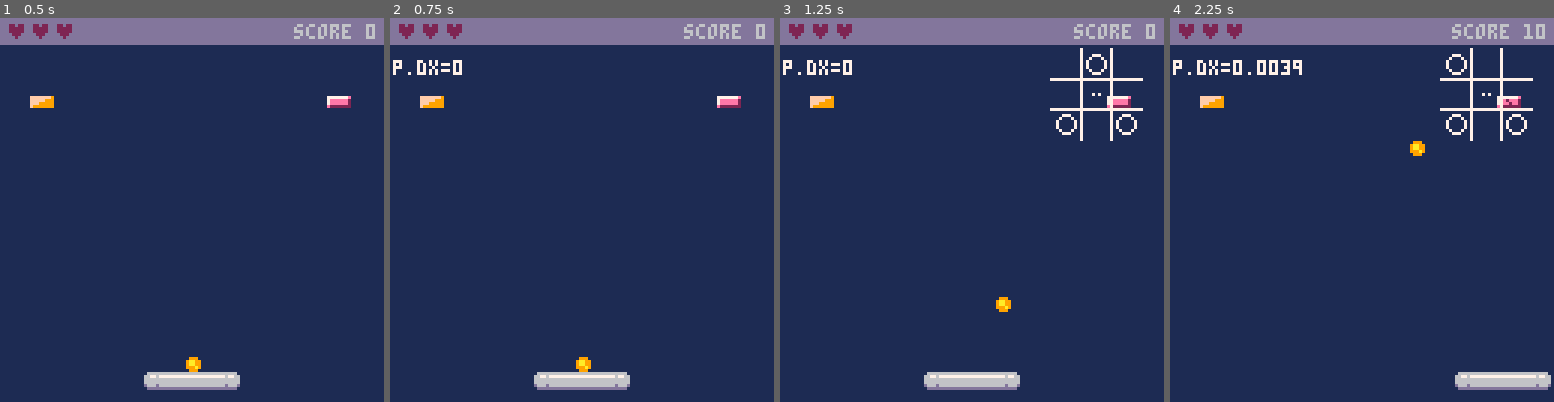
Above: before the commit, frames 1-4 (left to right).
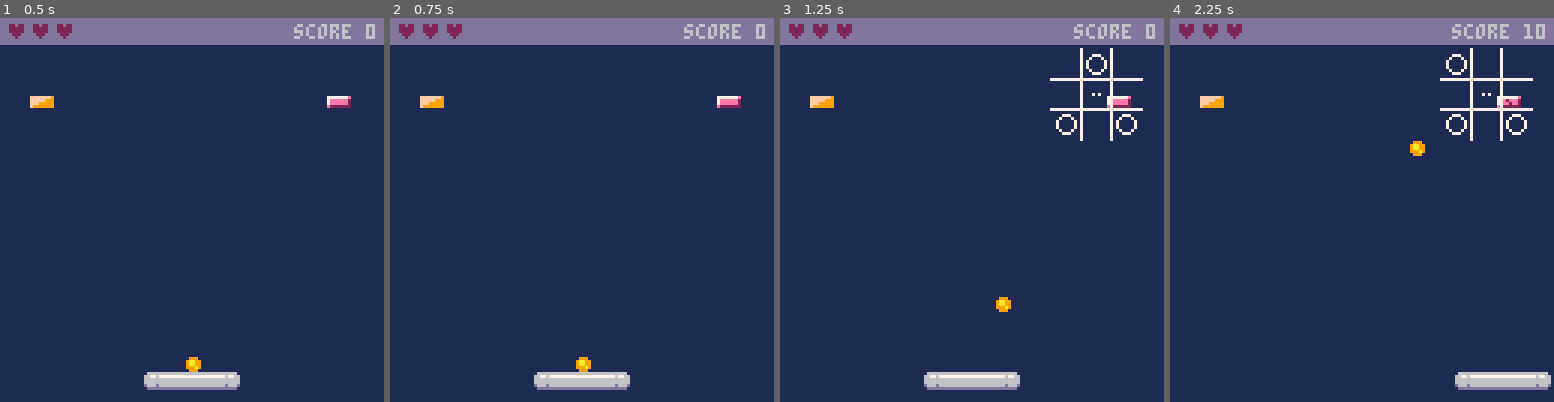
Above: after the commit, the same moments.

Repository: beetrootpaul/learning--pico8-breakout-tutorial
Game: PICO-8 cartridge breakout.p8
The game is run twice, just before and just after one commit, with the same random seed, the same clock (stepped at 60 frames per second) and the same inputs.
Inputs:
- Up to frame 1 (0.5 s): tap X (X key) at 0.33 s
- Up to frame 2 (0.75 s): tap O (Z key) at 0.7 s
- Up to frame 3 (1.25 s): tap X (X key) at 1.07 s
- Up to frame 4 (2.25 s): hold Right 1.6-2.1 s; tap O (Z key) at 1.7, 2.1 s; tap X (X key) at 1.85 s; hold Up from 2.15 s (still down)

Frame 1 is identical in both runs. In frame 2, 0.3% of the frame differs, in the area x 0-19%, y 10-15%; in frame 3, 0.3%; in frame 4, 0.6%, in the area x 0-35%, y 10-15%.

Commit message:
express ball direction in form of angle:right/up/low instead of dx,dy

Diff:
--- a/src/ball.lua
+++ b/src/ball.lua
@@ -5,8 +5,11 @@
             _x = params.paddle.x + params.paddle.w / 2,
             _y = params.paddle.y - u.sprites.ball.r - 1,
             _r = u.sprites.ball.r,
-            _dx = 0,
-            _dy = 0,
+            _angle = {
+                low = false,
+                right = true,
+                up = true,
+            },
             _has_collided_in_prev_frame = false,
             _game_area = params.game_area,
             _bricks = params.bricks,
@@ -23,8 +26,11 @@
     if self.glued_to_paddle then
         self._x = self._paddle.x + self._paddle.w / 2
         self._y = self._paddle.y - self._r - 1
-        self._dx = 1
-        self._dy = -2
+        self._angle = {
+            low = false,
+            right = true,
+            up = true,
+        }
         return
     end
 
@@ -32,8 +38,8 @@
     --  which shows a ball that already crossed the game area's edge.
     self.is_outside_game_area = self._y + self._r > self._game_area.h - 1
 
-    local next_x = self._x + self._dx
-    local next_y = self._y + self._dy
+    local next_x = self._x + self:_dx()
+    local next_y = self._y + self:_dy()
 
     next_x, next_y = self:_handle_collision_with_game_area_edges(next_x, next_y)
     next_x, next_y = self:_handle_collision_with_paddle(next_x, next_y)
@@ -53,13 +59,52 @@
         (1 + 2 * self._r) / u.tile_edge_length)
 end
 
+function new_ball:_dx()
+    if self._angle.right then
+        if self._angle.low then
+            return 2
+        else
+            return 1
+        end
+    else
+        if self._angle.low then
+            return -2
+        else
+            return -1
+        end
+    end
+end
+
+function new_ball:_dy()
+    if self._angle.up then
+        if self._angle.low then
+            return -1
+        else
+            return -2
+        end
+    else
+        if self._angle.low then
+            return 1
+        else
+            return 2
+        end
+    end
+end
+
 function new_ball:_handle_collision_with_game_area_edges(next_x, next_y)
-    if next_x - self._r < 0 or next_x + self._r > self._game_area.w - 1 then
-        self._dx = -self._dx
+    if next_x - self._r < 0 then
+        d:add_message("ball x area --> bounce H --> right")
+        self._angle.right = true
+        next_x = mid(0, next_x, self._game_area.w - 1)
+        sfx(u.sfxs.ball_wall_bounce)
+    elseif next_x + self._r > self._game_area.w - 1 then
+        d:add_message("ball x area --> bounce H --> left")
+        self._angle.right = false
         next_x = mid(0, next_x, self._game_area.w - 1)
         sfx(u.sfxs.ball_wall_bounce)
     elseif next_y - self._r < 0 then
-        self._dy = -self._dy
+        d:add_message("ball x area --> bounce V --> down")
+        self._angle.up = false
         next_y = mid(0, next_y, self._game_area.h - 1)
         sfx(u.sfxs.ball_wall_bounce)
     end
@@ -86,19 +131,23 @@
         end
         if bounce_horizontally then
             if next_x < self._paddle.x + self._paddle.w / 2 then
-                self._dx = -abs(self._dx)
-                next_x = min(next_x, self._paddle.x - 1) + self._dx
+                d:add_message("ball x paddle --> bounce H --> left")
+                self._angle.right = false
+                next_x = min(next_x, self._paddle.x - 1) + self:_dx()
             else
-                self._dx = abs(self._dx)
-                next_x = max(self._paddle.x + self._paddle.w + 1, next_x) + self._dx
+                d:add_message("ball x paddle --> bounce H --> right")
+                self._angle.right = true
+                next_x = max(self._paddle.x + self._paddle.w + 1, next_x) + self:_dx()
             end
         else
             if next_y < self._paddle.y + self._paddle.h / 2 then
-                self._dy = -abs(self._dy)
-                next_y = min(next_y, self._paddle.y - 1) + self._dy
+                d:add_message("ball x paddle --> bounce V --> up")
+                self._angle.up = true
+                next_y = min(next_y, self._paddle.y - 1) + self:_dy()
             else
-                self._dy = abs(self._dy)
-                next_y = max(self._paddle.y + self._paddle.h + 1, next_y) + self._dy
+                d:add_message("ball x paddle --> bounce V --> down")
+                self._angle.up = false
+                next_y = max(self._paddle.y + self._paddle.h + 1, next_y) + self:_dy()
             end
         end
         self._has_collided_in_prev_frame = true
@@ -127,15 +176,19 @@
         brick:hit_by_ball()
         if bounce_horizontally then
             if next_x < brick.x + brick.w / 2 then
-                self._dx = -abs(self._dx)
+                d:add_message("ball x brick --> bounce H --> left")
+                self._angle.right = false
             else
-                self._dx = abs(self._dx)
+                d:add_message("ball x brick --> bounce H --> right")
+                self._angle.right = true
             end
         else
             if next_y < brick.y + brick.h / 2 then
-                self._dy = -abs(self._dy)
+                d:add_message("ball x brick --> bounce V --> up")
+                self._angle.up = true
             else
-                self._dy = abs(self._dy)
+                d:add_message("ball x brick --> bounce V --> down")
+                self._angle.up = false
             end
         end
     end
--- a/src/paddle.lua
+++ b/src/paddle.lua
@@ -24,7 +24,7 @@
 
 function new_paddle:update()
     self._dx = 0.5 * self._dx
-    d:add_message("p.dx=" .. self._dx)
+    --d:add_message("p.dx=" .. self._dx)
     self.x = self.x + self._dx
     self.x = mid(0, self.x, self._game_area.w - 1 - self.w)
 end
